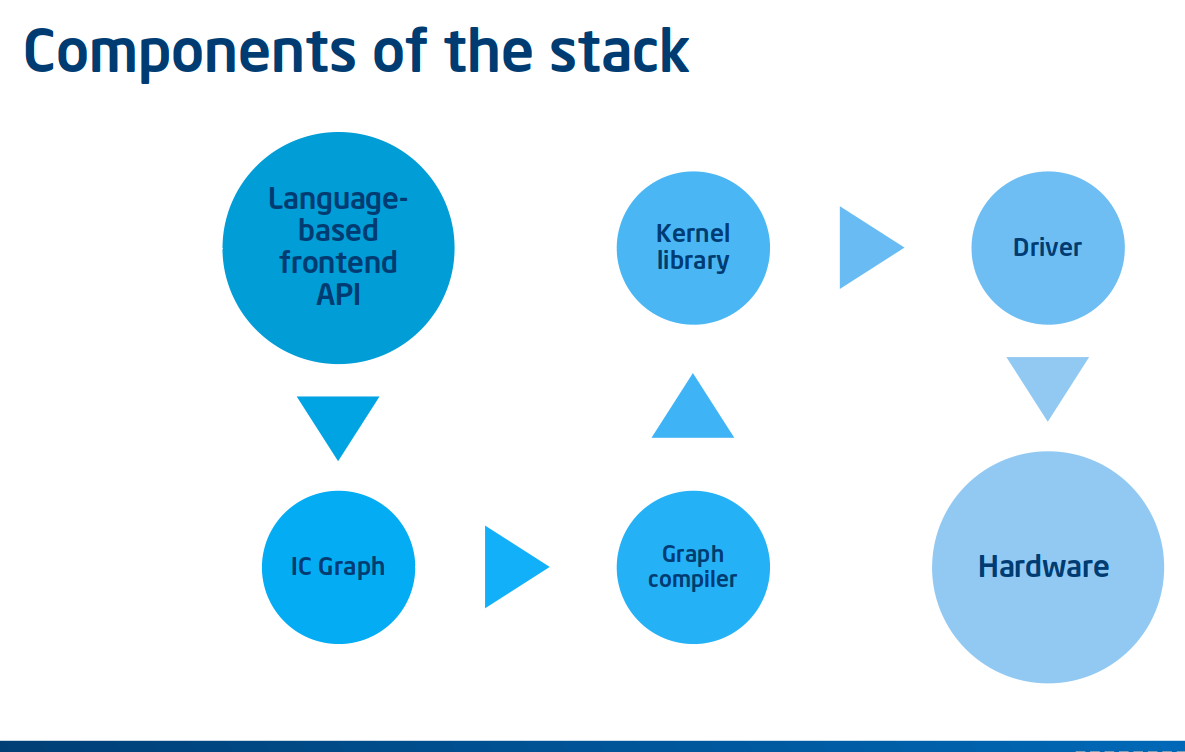
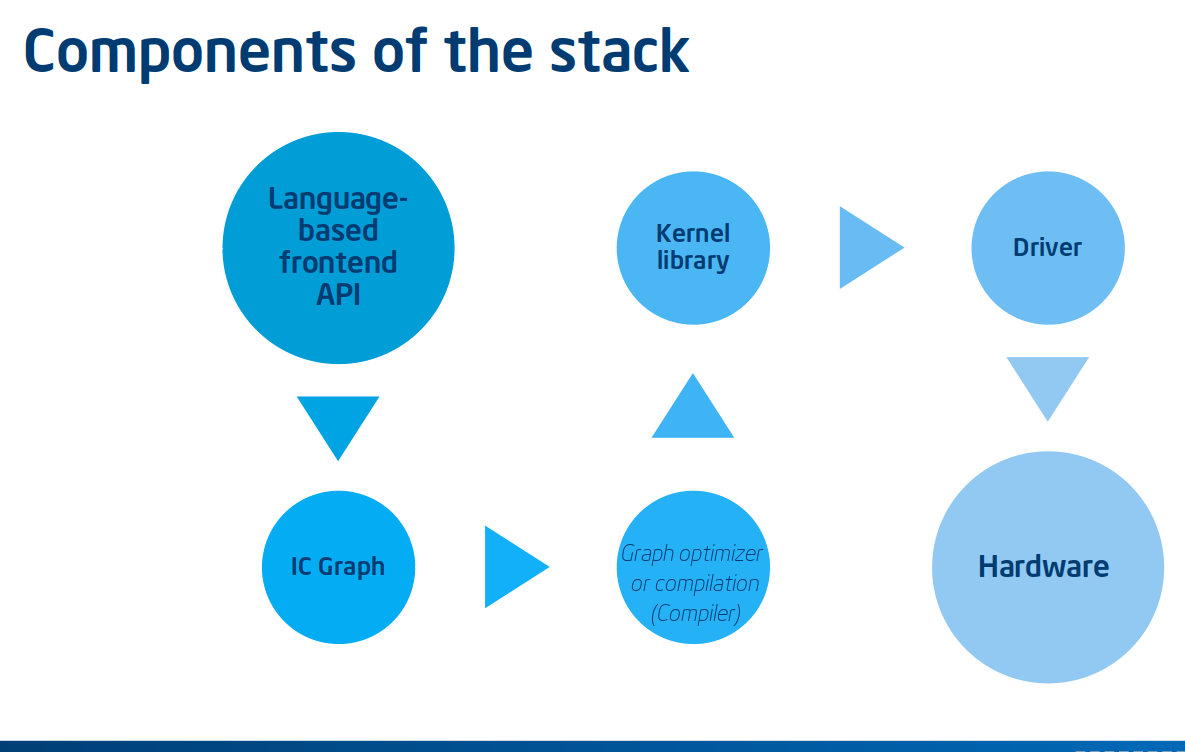
Layered file, before and after one edit (1185x752). Changes by layer:
added layer "..." above "components-dl-stack.png" over 622, 544, 764, 626
painted on "components-dl-stack.png" over 648, 545, 738, 592
